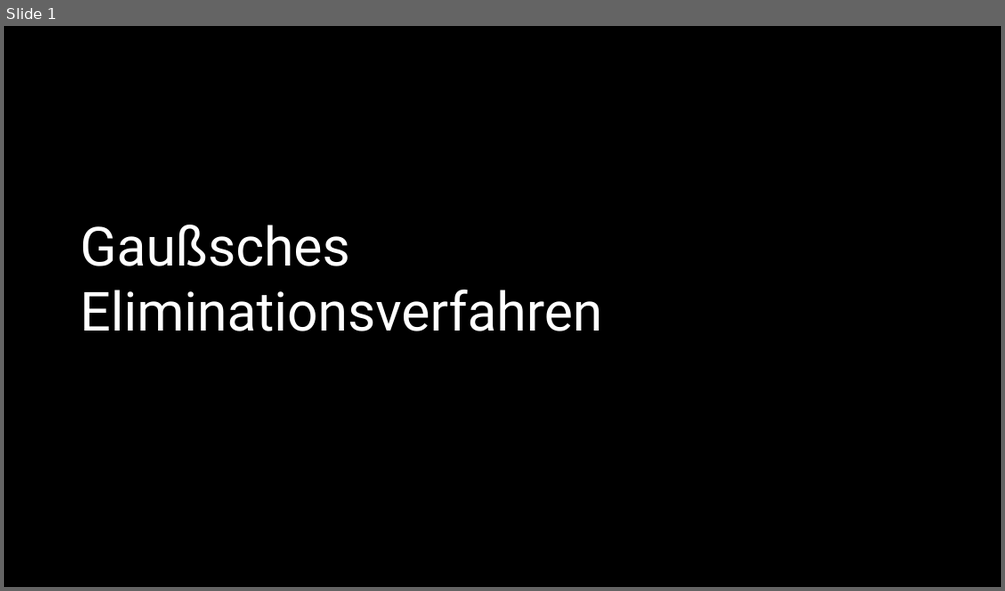
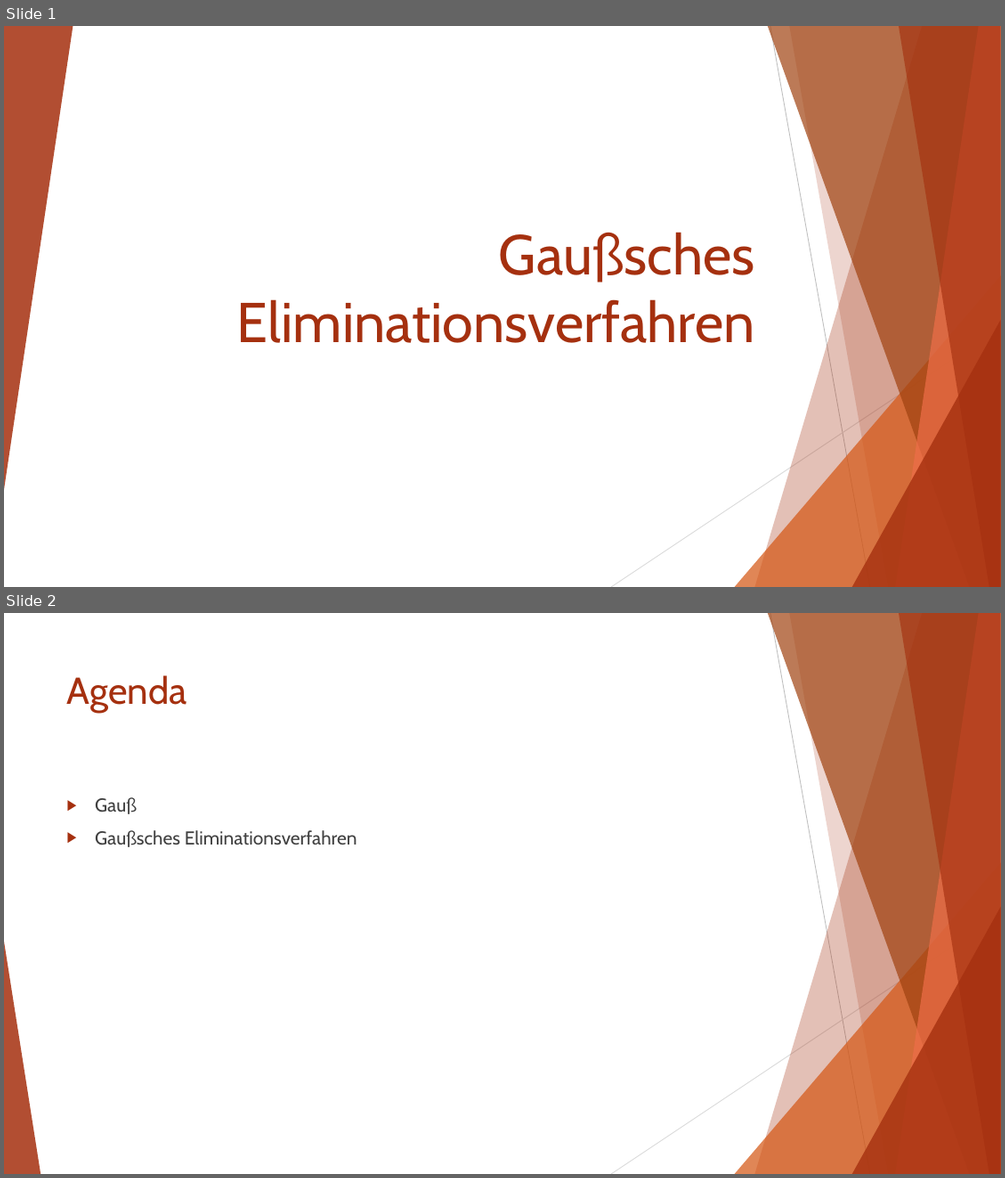
Before and after one commit to Zwilli/Numerik_und_Logik, a slide deck: Ortner/Gaußsches Eliminationsverfahren.pptx. Shown one above the other, each under a label of ours: slide 1 before the commit, slides 1 and 2 after it. The pictures are 1005x591 and 1005x1178 pixels, drawn with LibreOffice and Linux fonts; fonts in the diff are those of the drawing; background and template pictures are left out; a plain dark background stands for a picture behind light text. Boxes give left, top, right and bottom in pixels: in the first picture for what was removed or moved away, otherwise in the second. Text is boxed around its words. In the diff, an @@ line names an element or a change of style, - is before the commit and + after.

```diff
--- a/Ortner/Gaußsches Eliminationsverfahren.pptx
+++ b/Ortner/Gaußsches Eliminationsverfahren.pptx
@@ slide 2 added at (x1=4, y1=613, x2=1001, y2=1174), background #FFFFFF; not listed: 9 template elements that a slide beside it also shows @@
@@ title added at (x1=67, y1=675, x2=187, y2=713), 36 pt, text #A5300F @@
+Agenda
@@ text added at (x1=95, y1=797, x2=357, y2=847), 18 pt, text #404040 @@
+▶ Gauß
+▶ Gaußsches Eliminationsverfahren
@@ triangle added at (x1=4, y1=941, x2=40, y2=1174), fill #A5300F at 85% opacity @@
@@ slide 1 changed as well @@
@@ background picture (left out) to #FFFFFF @@
@@ rectangle removed at (x1=4, y1=26, x2=1001, y2=587) @@
@@ group added at (x1=4, y1=26, x2=1001, y2=587): 5 freeform shapes, 3 triangles, 2 lines @@
@@ title "Gaußsches Eliminationsverfahren" moved from (x1=80, y1=224, x2=602, y2=331) to (x1=237, y1=232, x2=755, y2=343) @@
@@ title "Gaußsches Eliminationsverfahren" at (x1=237, y1=232, x2=755, y2=343): size 52 to 54 pt, font Roboto to Cabin, text colour #FFFFFF to #A5300F; alignment left to right @@
```
Also in this commit, not shown: 3 other slides added, 1 slide removed, 1 other file.
